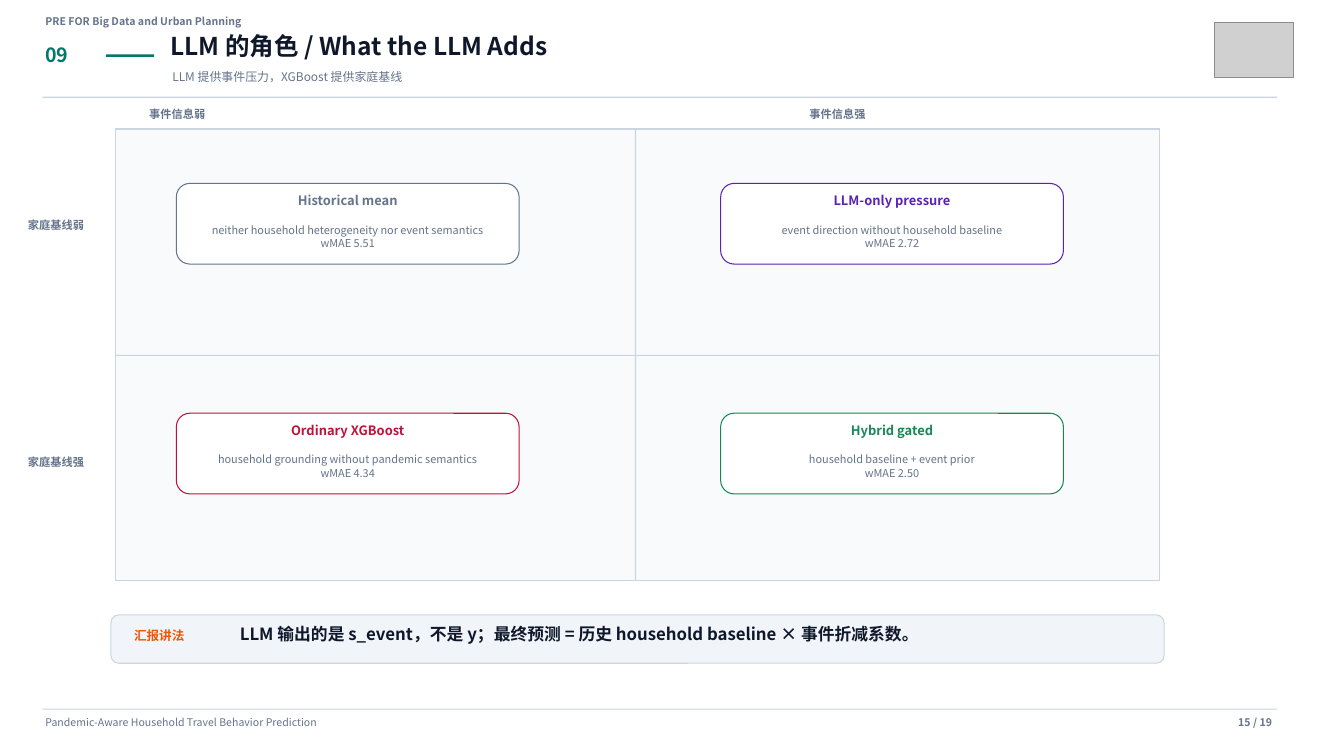
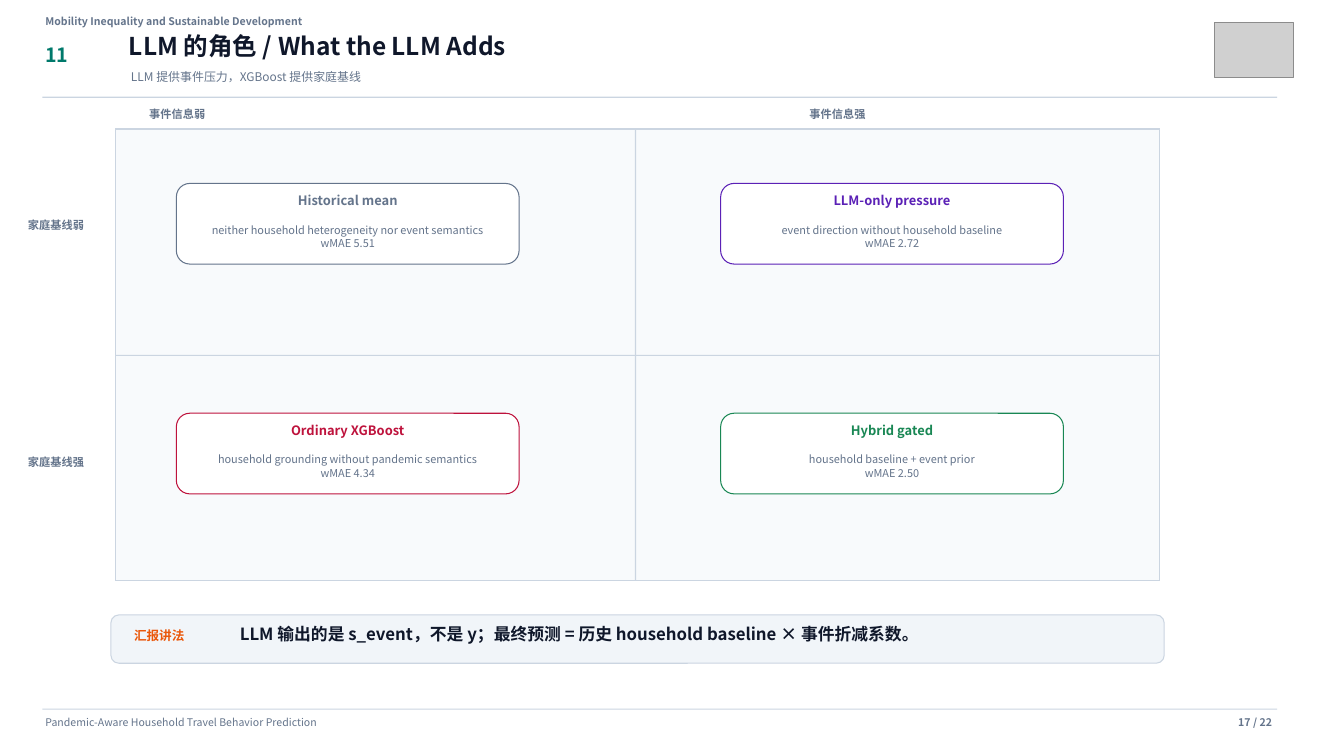
Before and after one commit to Lrving-code/NHTS-Travel-Prediction, a slide deck: slide 17 of outputs/final_project/NHTS_Travel_Behavior_Template_Presentation.pptx (slide 15 before the commit). Drawn at 1344x756 pixels with LibreOffice and Linux fonts; fonts in the diff are those of the drawing; grey boxes stand for pictures. Boxes give left, top, right and bottom in pixels: in the first picture for what was removed or moved away, otherwise in the second. Text is boxed around its words. In the diff, an @@ line names an element or a change of style, - is before the commit and + after.

```diff
--- a/outputs/final_project/NHTS_Travel_Behavior_Template_Presentation.pptx
+++ b/outputs/final_project/NHTS_Travel_Behavior_Template_Presentation.pptx
@@ text at [45,16,302,28]: text changed @@
-PRE FOR Big Data and Urban Planning
+Mobility Inequality and Sustainable Development
@@ text "LLM 的角色 / What the ...": place and size @@
-text "LLM 的角色 / What the ..." at [170,34,547,57]
+text "LLM 的角色 / What the ..." at [129,34,506,57]
@@ text at [45,47,68,62]: text changed @@
-09
+11
@@ rectangle removed at [106,54,154,57] @@
@@ text "LLM 提供事件压力，XGBoost 提供家庭基线": place and size @@
-text "LLM 提供事件压力，XGBoost 提供家庭基线" at [172,71,403,82]
+text "LLM 提供事件压力，XGBoost 提供家庭基线" at [131,71,361,82]
@@ text at [1238,718,1272,726]: text changed @@
-15 / 19
+17 / 22
```
Also in this commit, not shown: 16 other slides changed, 5 slides added, 2 slides removed, 35 other files.
